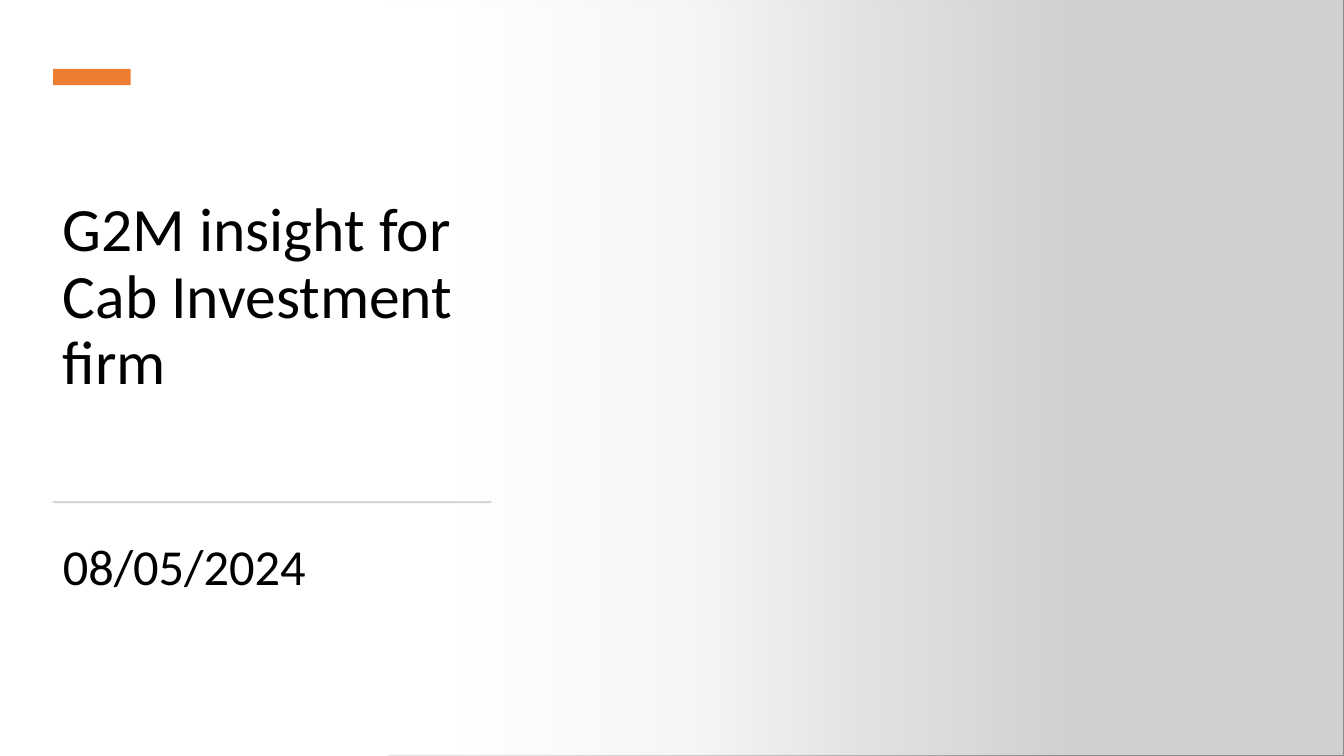
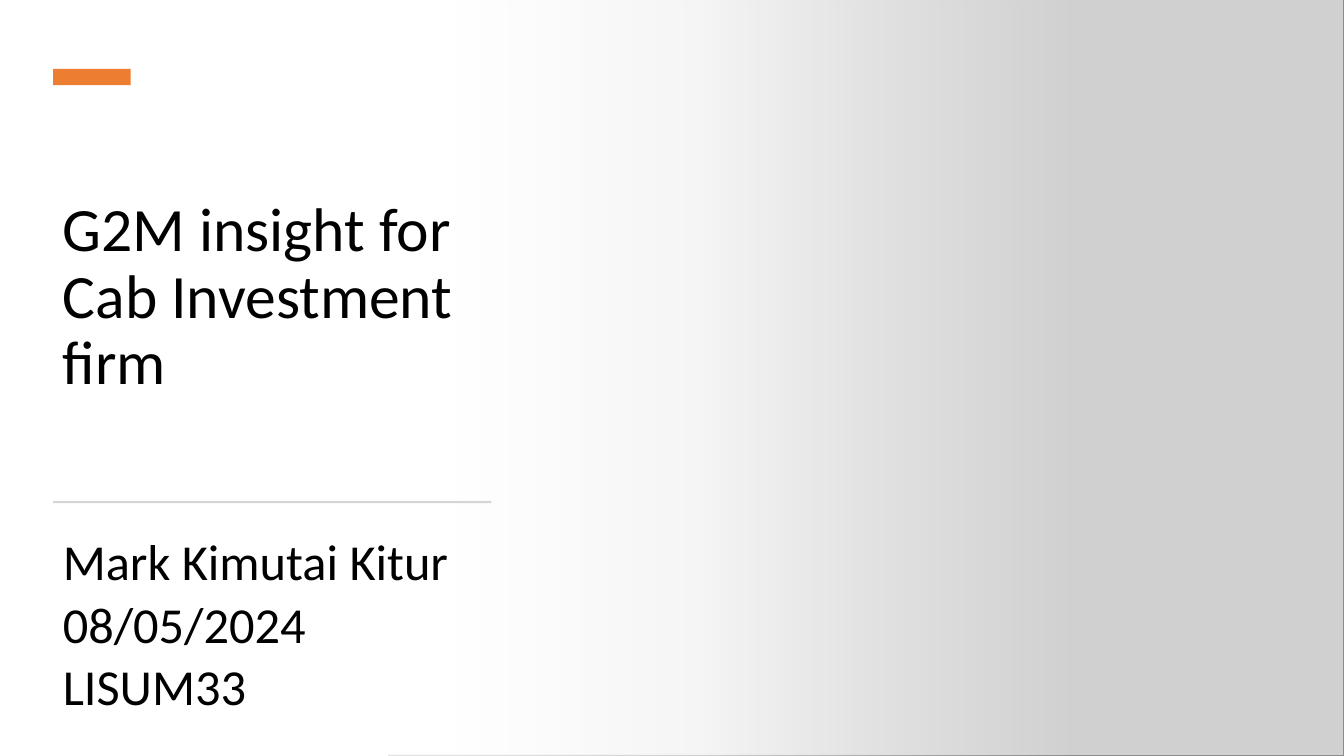
Before and after one commit to Hyster329/W2, a slide deck: slide 1 of G2M insight for Cab Investment firm.pptx. Drawn at 1344x756 pixels with LibreOffice and Linux fonts; fonts in the diff are those of the drawing; grey boxes stand for pictures. Boxes give left, top, right and bottom in pixels: in the first picture for what was removed or moved away, otherwise in the second. Text is boxed around its words. In the diff, an @@ line names an element or a change of style, - is before the commit and + after.

```diff
--- a/G2M insight for Cab Investment firm.pptx
+++ b/G2M insight for Cab Investment firm.pptx
@@ subtitle at (x1=63, y1=545, x2=449, y2=581): paragraph added @@
+Mark Kimutai Kitur
@@ subtitle at (x1=63, y1=608, x2=306, y2=645): line spacing 0.9 to 0.8 @@
@@ subtitle at (x1=63, y1=672, x2=246, y2=706): paragraph added @@
+LISUM33
```
Also in this commit, not shown: 4 slides added, 2 other files.
